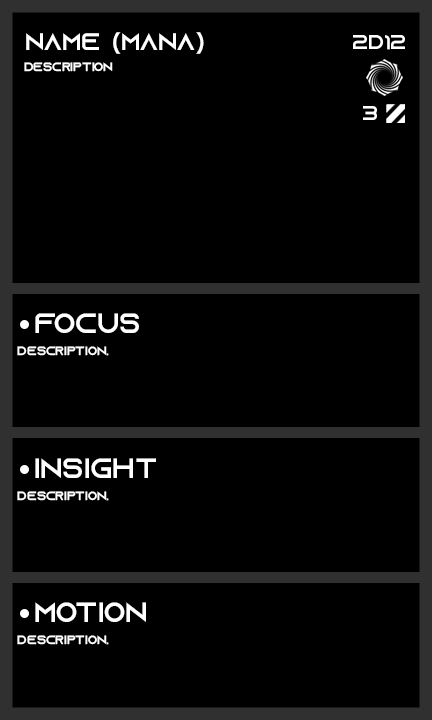
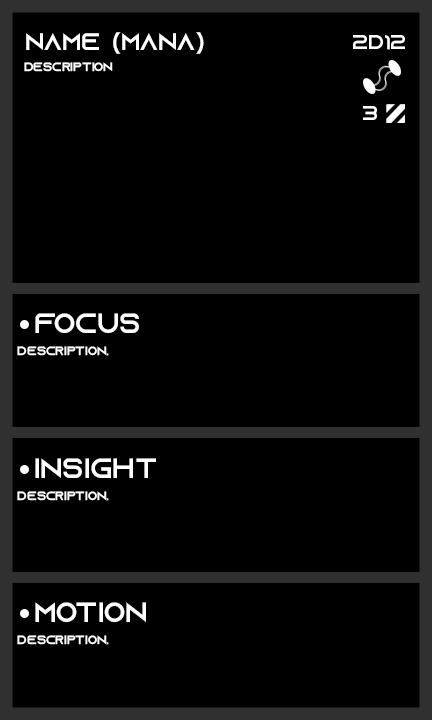
Two versions of the same layered image (432px x 720px). Layer-by-layer changes:
added layer "Layer 2" in group "Level 4" over [363, 60, 401, 94]
hid "Layer 1" over [366, 59, 403, 96]
